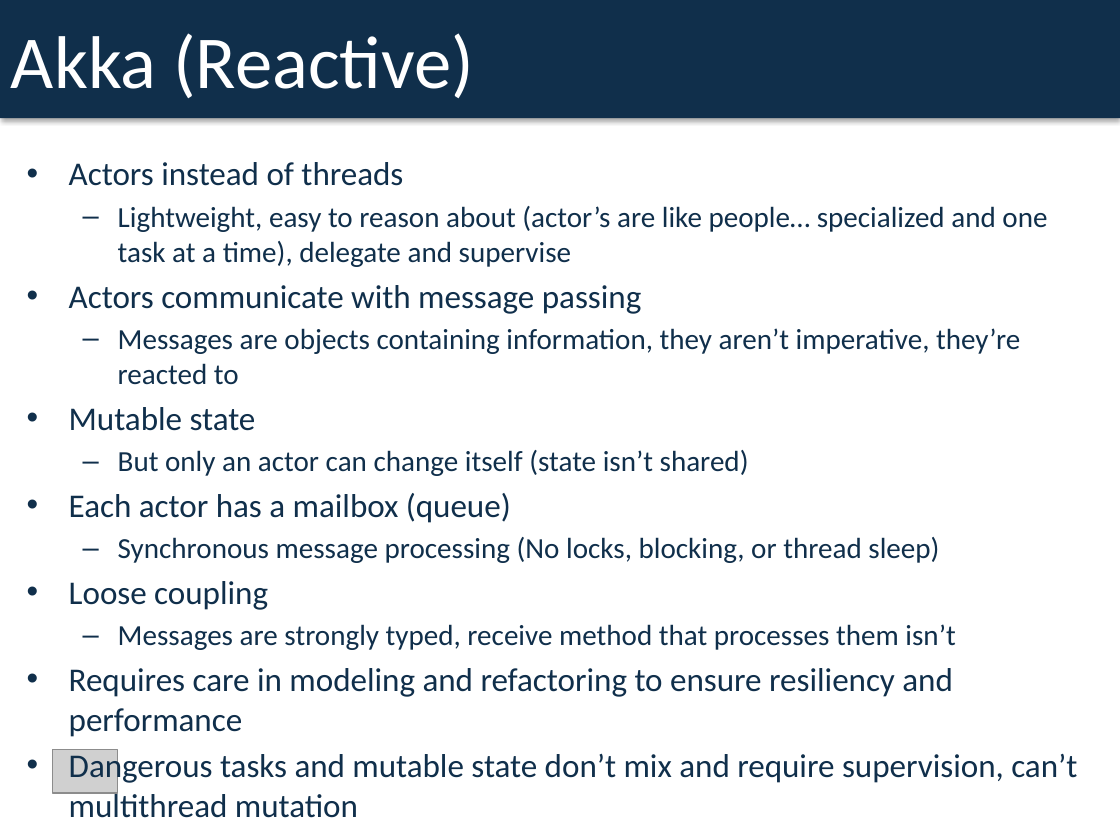
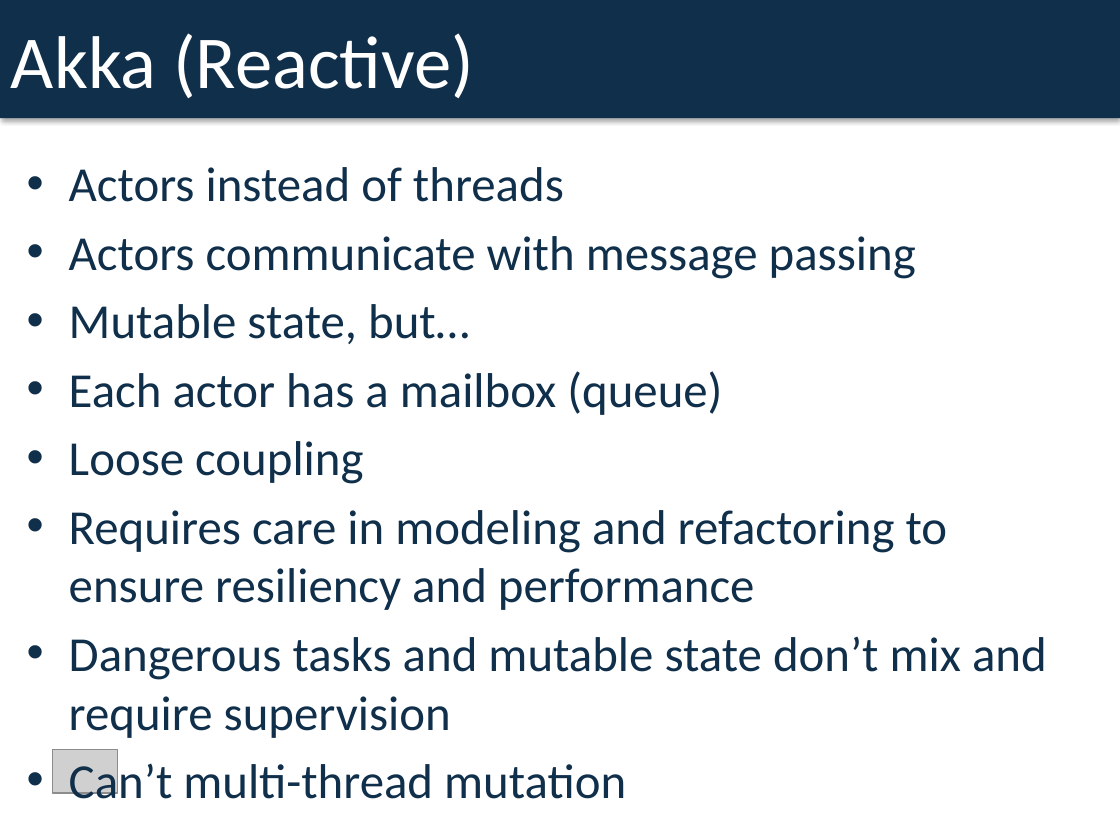
Before and after one commit to dspeele/react-vs-shared-state-inventory, a slide deck: slide 7 of React Vs Shared State Deck.pptx. Drawn at 1120x840 pixels with LibreOffice and Linux fonts; fonts in the diff are those of the drawing; grey boxes stand for pictures. Boxes give left, top, right and bottom in pixels: in the first picture for what was removed or moved away, otherwise in the second. Text is boxed around its words. In the diff, an @@ line names an element or a change of style, - is before the commit and + after.

```diff
--- a/React Vs Shared State Deck.pptx
+++ b/React Vs Shared State Deck.pptx
@@ text at <box>69,167,948,610</box>: size 21.2 to 31.4 pt in "Actors instead of threads", "Actors communicate with message passing", "Each actor has a mailbox (queue)", "Loose coupling" and 1 more places; more space between paragraphs @@
@@ text at <box>118,206,1047,267</box>: paragraph removed @@
-  – Lightweight, easy to reason about (actor’s are like people… specialized and one task at a time), delegate and supervise
@@ text at <box>69,304,469,344</box>: text changed; size 18.8 to 31.4 pt @@
-  – Messages are objects containing information, they aren’t imperative, they’re reacted to
-• Mutable state
-  – But only an actor can change itself (state isn’t shared)
+• Mutable state, but…
@@ text at <box>118,537,939,563</box>: paragraph removed @@
-  – Synchronous message processing (No locks, blocking, or thread sleep)
@@ text at <box>118,624,955,650</box>: paragraph removed @@
-  – Messages are strongly typed, receive method that processes them isn’t
@@ text at <box>69,636,1047,799</box>: text changed; size 21.2 to 31.4 pt @@
-• Dangerous tasks and mutable state don’t mix and require supervision, can’t multithread mutation
+• Dangerous tasks and mutable state don’t mix and require supervision
+• Can’t multi-thread mutation
```
Also in this commit, not shown: 4 other slides changed, 1 slide added, 1 other file.
